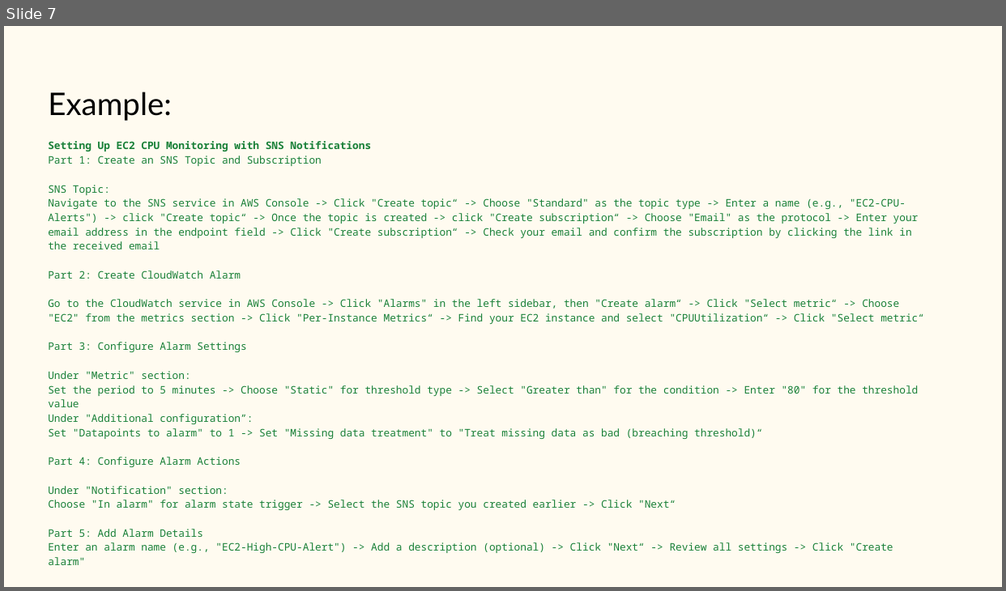
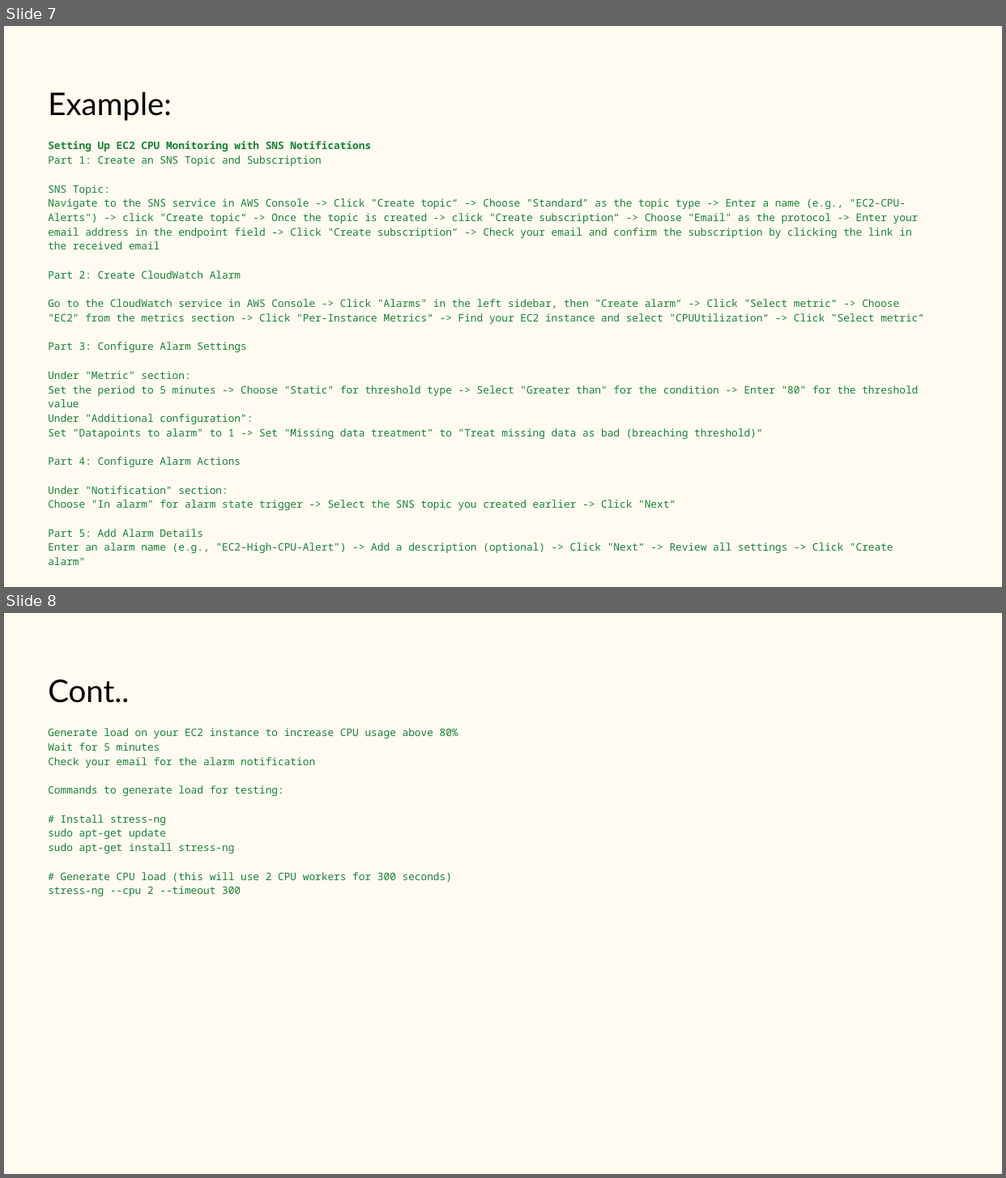
Before and after one commit to aishp411/PPMCAD12, a slide deck: Monitoring/CW/AWS-Cloudwatch.pptx. Shown one above the other, each under a label of ours: slide 7 before the commit, slides 7 and 8 after it. The pictures are 1006x591 and 1006x1178 pixels, drawn with LibreOffice and Linux fonts; fonts in the diff are those of the drawing. Boxes give left, top, right and bottom in pixels: in the first picture for what was removed or moved away, otherwise in the second. Text is boxed around its words. In the diff, an @@ line names an element or a change of style, - is before the commit and + after.

```diff
--- a/Monitoring/CW/AWS-Cloudwatch.pptx
+++ b/Monitoring/CW/AWS-Cloudwatch.pptx
@@ slide 8 added at box(4, 613, 1002, 1174), background #FFFBF0 @@
@@ title added at box(48, 679, 129, 703), 30 pt, text #000000 @@
+Cont..
@@ text added at box(48, 728, 458, 897), 10 pt, text #188038 @@
+Generate load on your EC2 instance to increase CPU usage above 80%
+Wait for 5 minutes
+Check your email for the alarm notification
+Commands to generate load for testing:
+# Install stress-ng
+sudo apt-get update
+sudo apt-get install stress-ng
+# Generate CPU load (this will use 2 CPU workers for 300 seconds)
+stress-ng --cpu 2 --timeout 300
```
Also in this commit, not shown: 3 other slides added, 3 other files.
